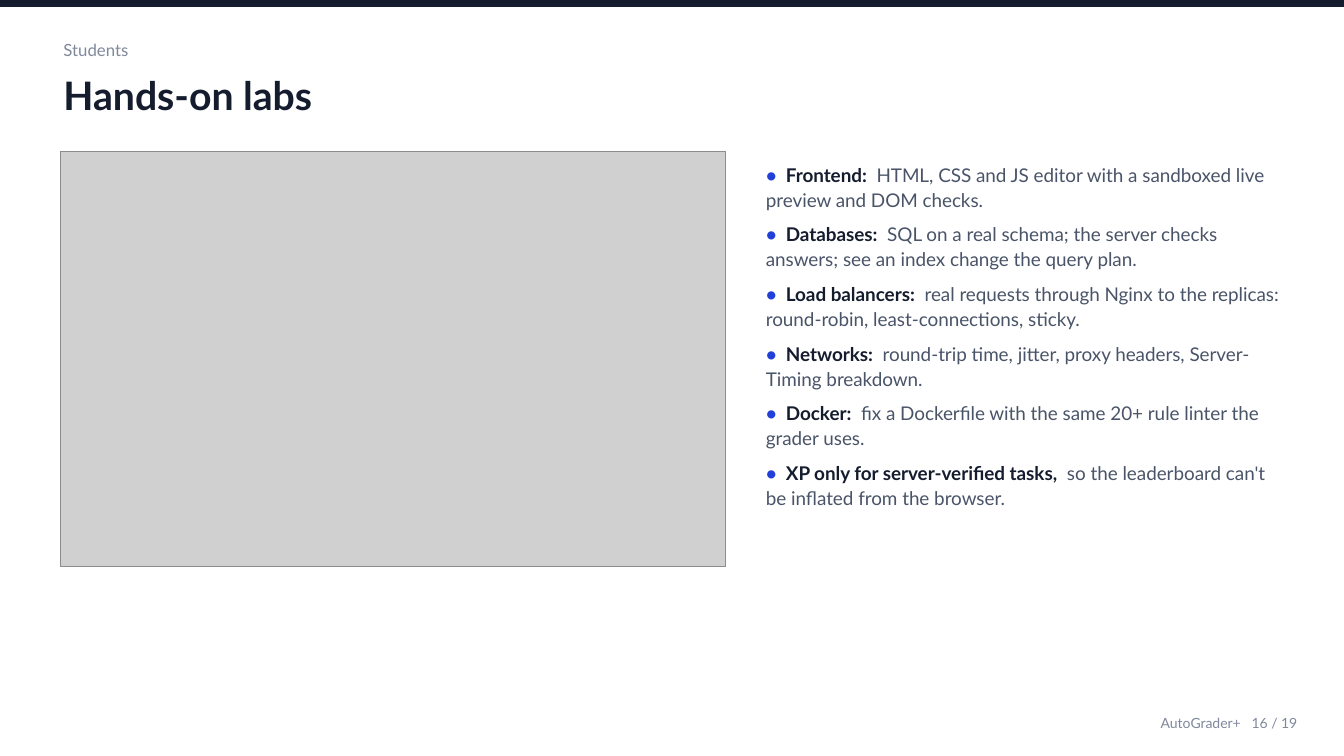
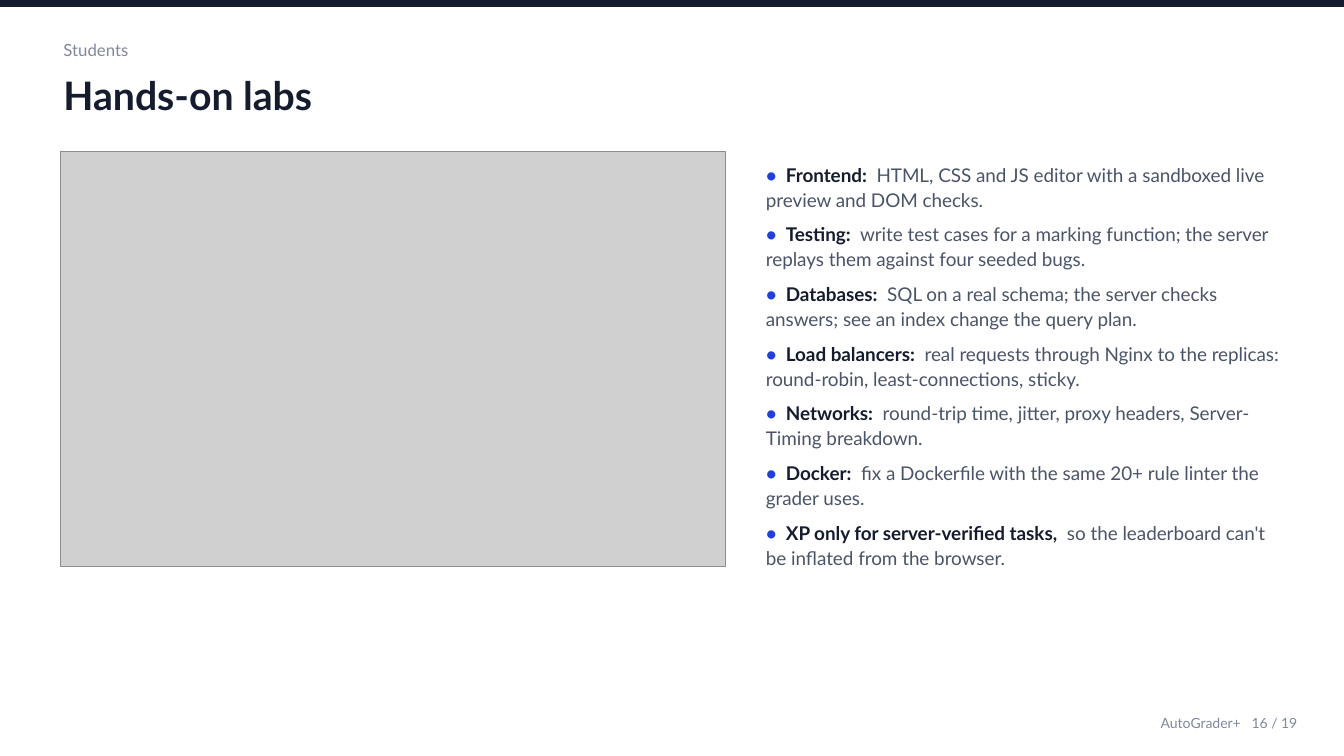
Before and after one commit to roshanraj9136/auto-grader, a slide deck: slide 16 of docs/AutoGrader.pptx. Drawn at 1344x756 pixels with LibreOffice and Linux fonts; fonts in the diff are those of the drawing; grey boxes stand for pictures. Boxes give left, top, right and bottom in pixels: in the first picture for what was removed or moved away, otherwise in the second. Text is boxed around its words. In the diff, an @@ line names an element or a change of style, - is before the commit and + after.

Commit message:
Add the Testing lab: students write test cases, the server grades them by mutation
Testing was the weakest area for most students and the only one with no practice,
so the adaptive plan had nothing to send them to.

How it works
- Students write test cases as data (score, days late, expected mark), never code,
  so nothing they submit is executed.
- The server replays each case against a reference marking function and against
  four seeded bugs: an off-by-one at the 3-day boundary, a missing clamp at 0,
  a penalty applied to on-time work, and the two penalties swapped.
- A case "catches" a bug when it passes against the real function but fails
  against that broken one, which is what mutation testing measures.
- Three server-verified tasks (+60 XP): write 4 passing cases, catch the
  off-by-one, then catch all four bugs. XP cannot be self-reported, like the
  other server-verified tasks.

The lab page shows the function under test, the cases with their result, which
bugs each case catches, and the four bugs turning green as they are caught.

Also: the practice plan can now recommend testing tasks, the landing page counts
20 practice tasks, and the slides and report cover the lab.

```diff
--- a/docs/AutoGrader.pptx
+++ b/docs/AutoGrader.pptx
@@ text at [766,227,1268,270]: paragraph added @@
+• Testing: write test cases for a marking function; the server replays them against four seeded bugs.
```
Also in this commit, not shown: 1 other slide changed, 10 other files.
